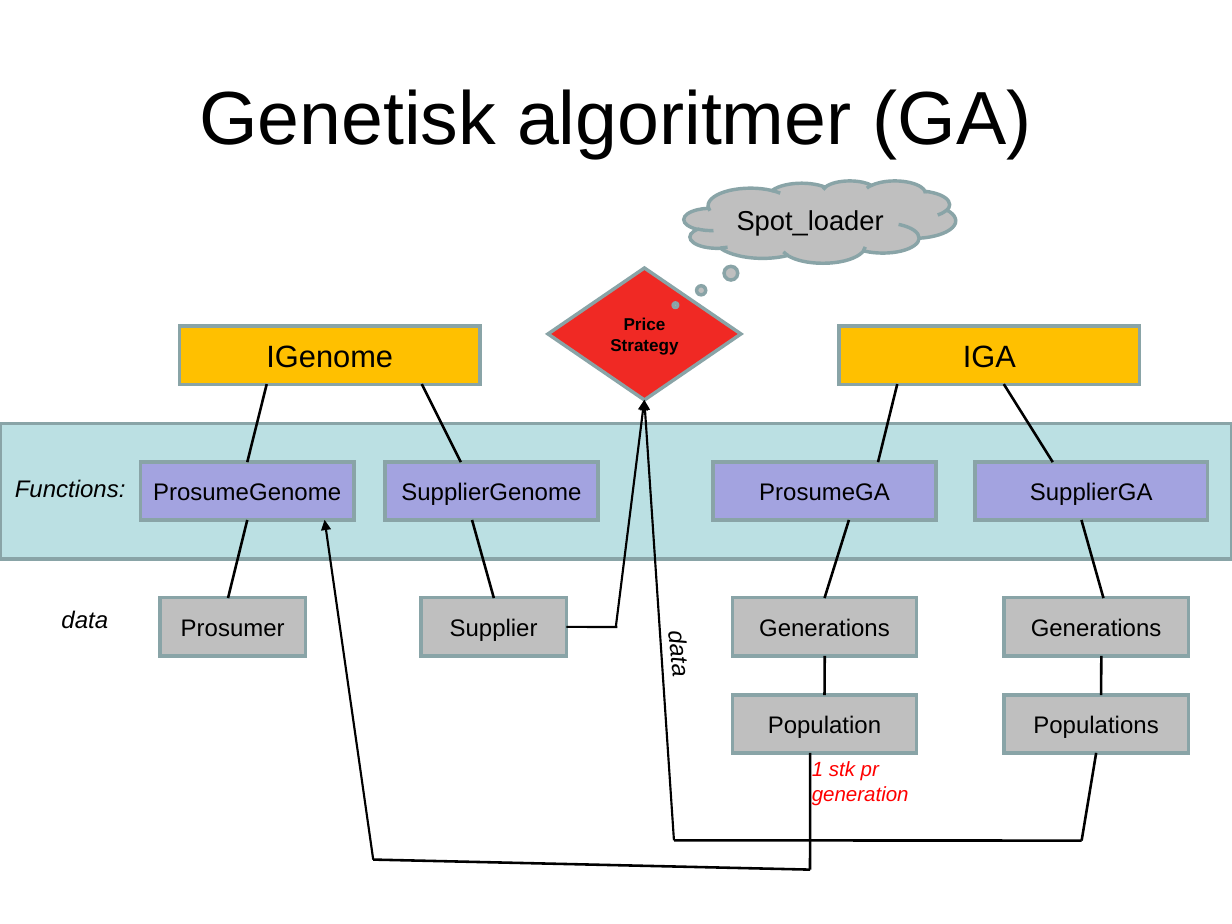
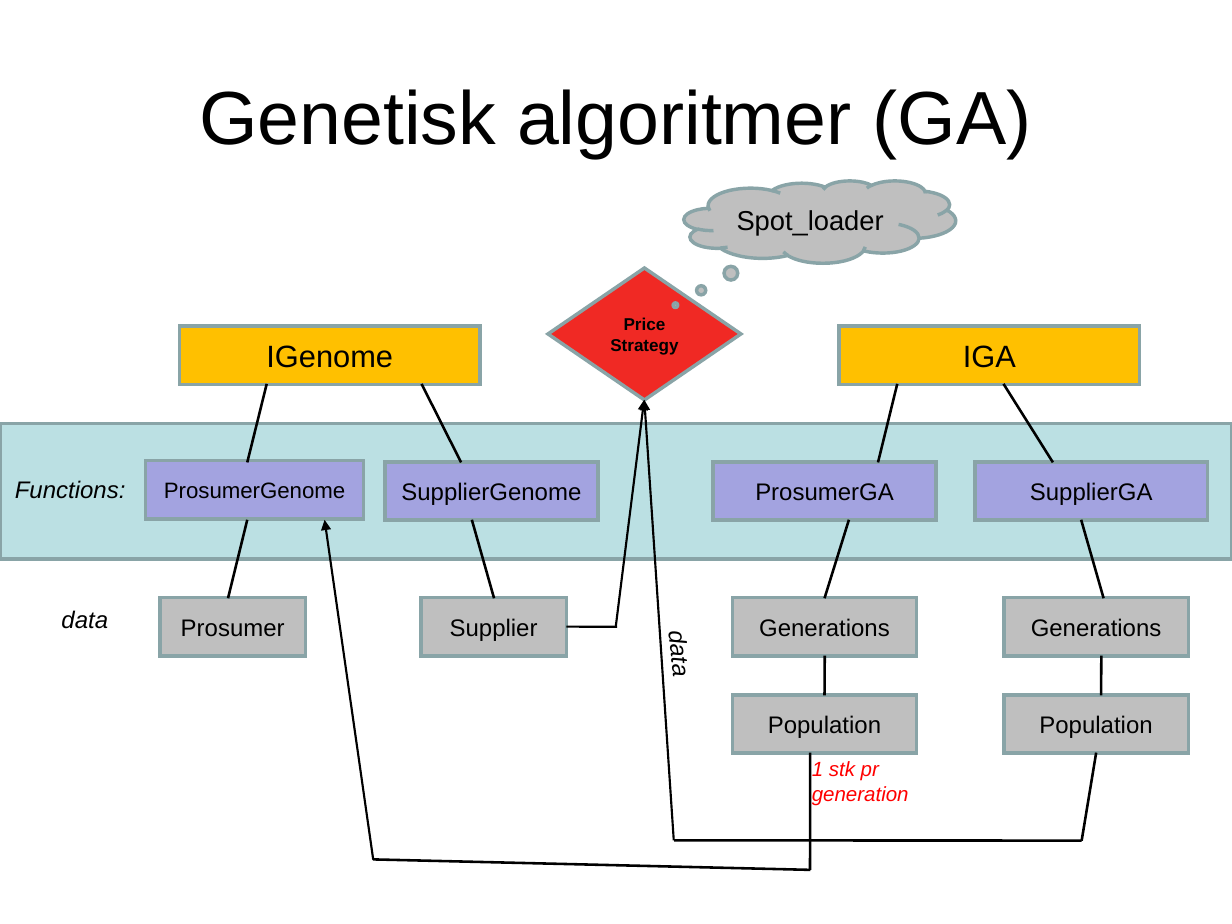
Before and after one commit to ptrefall/ste6246tradingagent, a slide deck: slide 6 of doc/4D_slides_Paal.ppt (slide 4 before the commit). Drawn at 1232x924 pixels with LibreOffice and Linux fonts; fonts in the diff are those of the drawing. Boxes give left, top, right and bottom in pixels: in the first picture for what was removed or moved away, otherwise in the second. Text is boxed around its words. In the diff, an @@ line names an element or a change of style, - is before the commit and + after.

```diff
--- a/doc/4D_slides_Paal.ppt
+++ b/doc/4D_slides_Paal.ppt
@@ rectangle removed at bbox=[140, 462, 354, 520] @@
-ProsumeGenome
@@ rectangle added at bbox=[145, 461, 363, 519], fill #A3A3E0, outline #89A4A7 2.01 pt, 13 pt, text #000000 @@
+ProsumerGenome
@@ text in rectangle at bbox=[755, 483, 894, 501]: text changed @@
-ProsumeGA
+ProsumerGA
@@ text in rectangle at bbox=[1039, 715, 1152, 738]: text changed @@
-Populations
+Population
```
Also in this commit, not shown: 5 other slides changed, 15 slides added, 11 slides removed, 1 other file.
